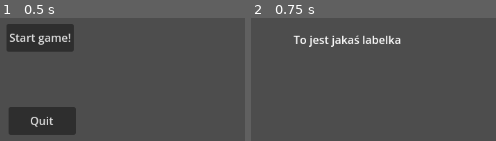
Above: before the commit, frames 1-2 (left to right).
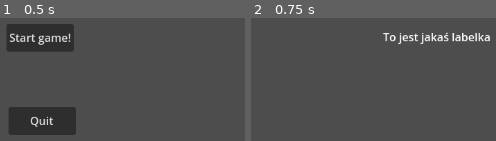
Above: after the commit, the same moments.

Repository: DziqG2NK/Godot-first-game
Game: Godot game, scene res://main.tscn
Same seed, same stepped clock (60 frames per second), same inputs: the game is played once before the commit and once after it.
Inputs:
- Up to frame 1 (0.5 s): no input
- Up to frame 2 (0.75 s): click "Start game!" at 0.5 s

Frame 1 is identical in both runs. In frame 2, 3.0% of the frame differs, in the area x 17-98%, y 11-24%.

Commit message:
Animating

Diff:
--- /dev/null
+++ b/player/Player2.gd
@@ -0,0 +1,31 @@
+extends CharacterBody2D
+
+
+const SPEED = 300.0
+const JUMP_VELOCITY = -400.0
+
+@onready var anim = get_node("AnimatedSprite2D")
+
+func _ready():
+	anim.play("Idle")
+
+func _physics_process(delta: float) -> void:
+	# Add the gravity.
+	if not is_on_floor():
+		velocity += get_gravity() * delta
+
+	# Handle jump.
+	if Input.is_action_just_pressed("ui_accept") and is_on_floor():
+		velocity.y = JUMP_VELOCITY
+
+	# Get the input direction and handle the movement/deceleration.
+	# As good practice, you should replace UI actions with custom gameplay actions.
+	var direction := Input.get_axis("ui_left", "ui_right")
+	if direction:
+		velocity.x = direction * SPEED
+		anim.play("Run")
+	else:
+		velocity.x = move_toward(velocity.x, 0, SPEED)
+		anim.play("Idle")
+
+	move_and_slide()
--- /dev/null
+++ b/player/player.gd
@@ -0,0 +1,25 @@
+extends CharacterBody2D
+
+
+const SPEED = 300.0
+const JUMP_VELOCITY = -400.0
+
+
+func _physics_process(delta: float) -> void:
+	# Add the gravity.
+	if not is_on_floor():
+		velocity += get_gravity() * delta
+
+	# Handle jump.
+	if Input.is_action_just_pressed("ui_accept") and is_on_floor():
+		velocity.y = JUMP_VELOCITY
+
+	# Get the input direction and handle the movement/deceleration.
+	# As good practice, you should replace UI actions with custom gameplay actions.
+	var direction := Input.get_axis("ui_left", "ui_right")
+	if direction:
+		velocity.x = direction * SPEED
+	else:
+		velocity.x = move_toward(velocity.x, 0, SPEED)
+
+	move_and_slide()
--- /dev/null
+++ b/player/player.tscn
@@ -0,0 +1,135 @@
+[gd_scene load_steps=25 format=3 uid="uid://dti3abp5sairp"]
+
+[ext_resource type="Script" uid="uid://8ywk0p6g82sr" path="res://player/Player2.gd" id="1_2ieo8"]
+[ext_resource type="Texture2D" uid="uid://7gvb87lw7jg5" path="res://assets/Sunny Land Collection Files/Sunny Land Collection Files/Assets/Characters/Players/Squirrel/hurt/Frames/player-hurt-1.png" id="1_8t03j"]
+[ext_resource type="Texture2D" uid="uid://dlxmkqbydc7hb" path="res://assets/Sunny Land Collection Files/Sunny Land Collection Files/Assets/Characters/Players/Squirrel/hurt/Frames/player-hurt-2.png" id="2_2ieo8"]
+[ext_resource type="Texture2D" uid="uid://cuwho1uffifb5" path="res://assets/Sunny Land Collection Files/Sunny Land Collection Files/Assets/Characters/Players/Squirrel/idle/Sprites/player-idle-1.png" id="4_e7oew"]
+[ext_resource type="Texture2D" uid="uid://j3qqklml6j66" path="res://assets/Sunny Land Collection Files/Sunny Land Collection Files/Assets/Characters/Players/Squirrel/jump/spritesheet.png" id="4_yllr7"]
+[ext_resource type="Texture2D" uid="uid://c7l3xw3tg6mb6" path="res://assets/Sunny Land Collection Files/Sunny Land Collection Files/Assets/Characters/Players/Squirrel/idle/Sprites/player-idle-2.png" id="5_c35mf"]
+[ext_resource type="Texture2D" uid="uid://bu22iglse8c4d" path="res://assets/Sunny Land Collection Files/Sunny Land Collection Files/Assets/Characters/Players/Squirrel/run/Sprites/player-run-1.png" id="5_kb6p2"]
+[ext_resource type="Texture2D" uid="uid://dltjhkpske26o" path="res://assets/Sunny Land Collection Files/Sunny Land Collection Files/Assets/Characters/Players/Squirrel/idle/Sprites/player-idle-3.png" id="6_65viv"]
+[ext_resource type="Texture2D" uid="uid://6y8bnwdsyxx4" path="res://assets/Sunny Land Collection Files/Sunny Land Collection Files/Assets/Characters/Players/Squirrel/run/Sprites/player-run-2.png" id="6_wodsf"]
+[ext_resource type="Texture2D" uid="uid://rybn65ss6qr2" path="res://assets/Sunny Land Collection Files/Sunny Land Collection Files/Assets/Characters/Players/Squirrel/run/Sprites/player-run-3.png" id="7_32hag"]
+[ext_resource type="Texture2D" uid="uid://crh2ry7iakcx7" path="res://assets/Sunny Land Collection Files/Sunny Land Collection Files/Assets/Characters/Players/Squirrel/idle/Sprites/player-idle-4.png" id="7_x7c3f"]
+[ext_resource type="Texture2D" uid="uid://ig5urgttd3sm" path="res://assets/Sunny Land Collection Files/Sunny Land Collection Files/Assets/Characters/Players/Squirrel/idle/Sprites/player-idle-5.png" id="8_bjvpn"]
+[ext_resource type="Texture2D" uid="uid://yg764kdng4p8" path="res://assets/Sunny Land Collection Files/Sunny Land Collection Files/Assets/Characters/Players/Squirrel/run/Sprites/player-run-4.png" id="8_tqiix"]
+[ext_resource type="Texture2D" uid="uid://wwmq0jp0ge2h" path="res://assets/Sunny Land Collection Files/Sunny Land Collection Files/Assets/Characters/Players/Squirrel/run/Sprites/player-run-5.png" id="9_e7oew"]
+[ext_resource type="Texture2D" uid="uid://dqoysruqbu6ny" path="res://assets/Sunny Land Collection Files/Sunny Land Collection Files/Assets/Characters/Players/Squirrel/idle/Sprites/player-idle-6.png" id="9_s7qer"]
+[ext_resource type="Texture2D" uid="uid://dhqvkos7jqrs6" path="res://assets/Sunny Land Collection Files/Sunny Land Collection Files/Assets/Characters/Players/Squirrel/run/Sprites/player-run-6.png" id="10_c35mf"]
+[ext_resource type="Texture2D" uid="uid://bh723l2hxx66q" path="res://assets/Sunny Land Collection Files/Sunny Land Collection Files/Assets/Characters/Players/Squirrel/idle/Sprites/player-idle-7.png" id="10_g4c7l"]
+[ext_resource type="Texture2D" uid="uid://bvoqnxapfdkep" path="res://assets/Sunny Land Collection Files/Sunny Land Collection Files/Assets/Characters/Players/Squirrel/idle/Sprites/player-idle-8.png" id="11_knn7v"]
+
+[sub_resource type="CapsuleShape2D" id="CapsuleShape2D_65viv"]
+radius = 17.0
+height = 36.0
+
+[sub_resource type="AtlasTexture" id="AtlasTexture_7pqkx"]
+atlas = ExtResource("4_yllr7")
+region = Rect2(0, 0, 90, 58)
+
+[sub_resource type="AtlasTexture" id="AtlasTexture_uw77l"]
+atlas = ExtResource("4_yllr7")
+region = Rect2(90, 0, 90, 58)
+
+[sub_resource type="AtlasTexture" id="AtlasTexture_rptt4"]
+atlas = ExtResource("4_yllr7")
+region = Rect2(180, 0, 90, 58)
+
+[sub_resource type="AtlasTexture" id="AtlasTexture_r7pn3"]
+atlas = ExtResource("4_yllr7")
+region = Rect2(270, 0, 90, 58)
+
+[sub_resource type="SpriteFrames" id="SpriteFrames_5ejfk"]
+animations = [{
+"frames": [{
+"duration": 1.0,
+"texture": ExtResource("1_8t03j")
+}, {
+"duration": 1.0,
+"texture": ExtResource("2_2ieo8")
+}],
+"loop": true,
+"name": &"Death",
+"speed": 5.0
+}, {
+"frames": [{
+"duration": 1.0,
+"texture": ExtResource("4_e7oew")
+}, {
+"duration": 1.0,
+"texture": ExtResource("5_c35mf")
+}, {
+"duration": 1.0,
+"texture": ExtResource("6_65viv")
+}, {
+"duration": 1.0,
+"texture": ExtResource("7_x7c3f")
+}, {
+"duration": 1.0,
+"texture": ExtResource("8_bjvpn")
+}, {
+"duration": 1.0,
+"texture": ExtResource("9_s7qer")
+}, {
+"duration": 1.0,
+"texture": ExtResource("10_g4c7l")
+}, {
+"duration": 1.0,
+"texture": ExtResource("11_knn7v")
+}],
+"loop": true,
+"name": &"Idle",
+"speed": 5.0
+}, {
+"frames": [{
+"duration": 1.0,
+"texture": SubResource("AtlasTexture_7pqkx")
+}, {
+"duration": 1.0,
+"texture": SubResource("AtlasTexture_uw77l")
+}, {
+"duration": 1.0,
+"texture": SubResource("AtlasTexture_rptt4")
+}, {
+"duration": 1.0,
+"texture": SubResource("AtlasTexture_r7pn3")
+}],
+"loop": true,
+"name": &"Jump",
+"speed": 5.0
+}, {
+"frames": [{
+"duration": 1.0,
+"texture": ExtResource("5_kb6p2")
+}, {
+"duration": 1.0,
+"texture": ExtResource("6_wodsf")
+}, {
+"duration": 1.0,
+"texture": ExtResource("7_32hag")
+}, {
+"duration": 1.0,
+"texture": ExtResource("8_tqiix")
+}, {
+"duration": 1.0,
+"texture": ExtResource("9_e7oew")
+}, {
+"duration": 1.0,
+"texture": ExtResource("10_c35mf")
+}],
+"loop": true,
+"name": &"Run",
+"speed": 5.0
+}]
+
+[node name="Player" type="CharacterBody2D"]
+script = ExtResource("1_2ieo8")
+
+[node name="CollisionShape2D" type="CollisionShape2D" parent="."]
+position = Vector2(-2, -2)
+shape = SubResource("CapsuleShape2D_65viv")
+
+[node name="AnimatedSprite2D" type="AnimatedSprite2D" parent="."]
+position = Vector2(6, -12)
+sprite_frames = SubResource("SpriteFrames_5ejfk")
+animation = &"Death"
--- a/world.tscn
+++ b/world.tscn
@@ -1,6 +1,15 @@
-[gd_scene format=3 uid="uid://d4ih345qkhl0e"]
+[gd_scene load_steps=4 format=3 uid="uid://d4ih345qkhl0e"]
+
+[ext_resource type="PackedScene" uid="uid://dti3abp5sairp" path="res://player/player.tscn" id="1_f3sb7"]
+
+[sub_resource type="RectangleShape2D" id="RectangleShape2D_fj7yv"]
+size = Vector2(912.5, 49.75)
+
+[sub_resource type="RectangleShape2D" id="RectangleShape2D_tlwt5"]
+size = Vector2(23.625, 147.875)
 
 [node name="World" type="Node2D"]
+position = Vector2(129, -4)
 
 [node name="Label" type="Label" parent="."]
 offset_left = 96.0
@@ -8,3 +17,21 @@
 offset_right = 332.0
 offset_bottom = 111.0
 text = "To jest jakaś labelka"
+metadata/_edit_use_anchors_ = true
+
+[node name="Player" parent="." instance=ExtResource("1_f3sb7")]
+position = Vector2(292, 197)
+
+[node name="StaticBody2D" type="StaticBody2D" parent="."]
+
+[node name="CollisionShape2D" type="CollisionShape2D" parent="StaticBody2D"]
+position = Vector2(326, 282)
+shape = SubResource("RectangleShape2D_fj7yv")
+
+[node name="CollisionShape2D2" type="CollisionShape2D" parent="StaticBody2D"]
+position = Vector2(769, 182)
+shape = SubResource("RectangleShape2D_tlwt5")
+
+[node name="CollisionShape2D3" type="CollisionShape2D" parent="StaticBody2D"]
+position = Vector2(-118, 183)
+shape = SubResource("RectangleShape2D_tlwt5")
Not shown, added: player/Player2.gd.uid
Not shown, added: player/player.gd.uid
